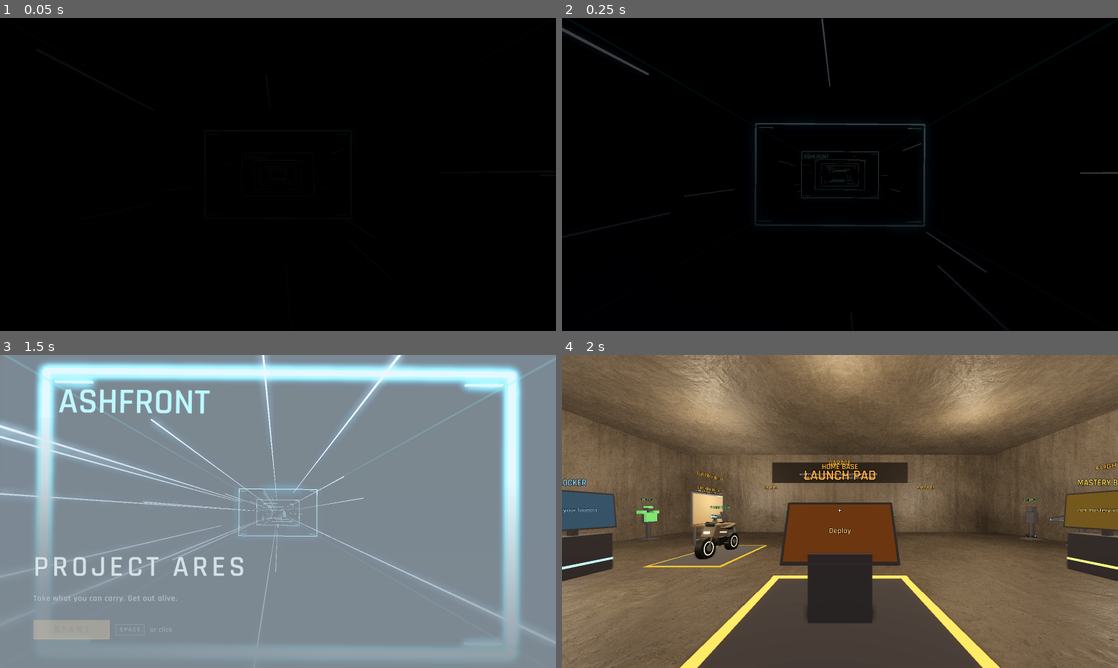
Above: before the commit, frames 1-4 (two rows, left to right).
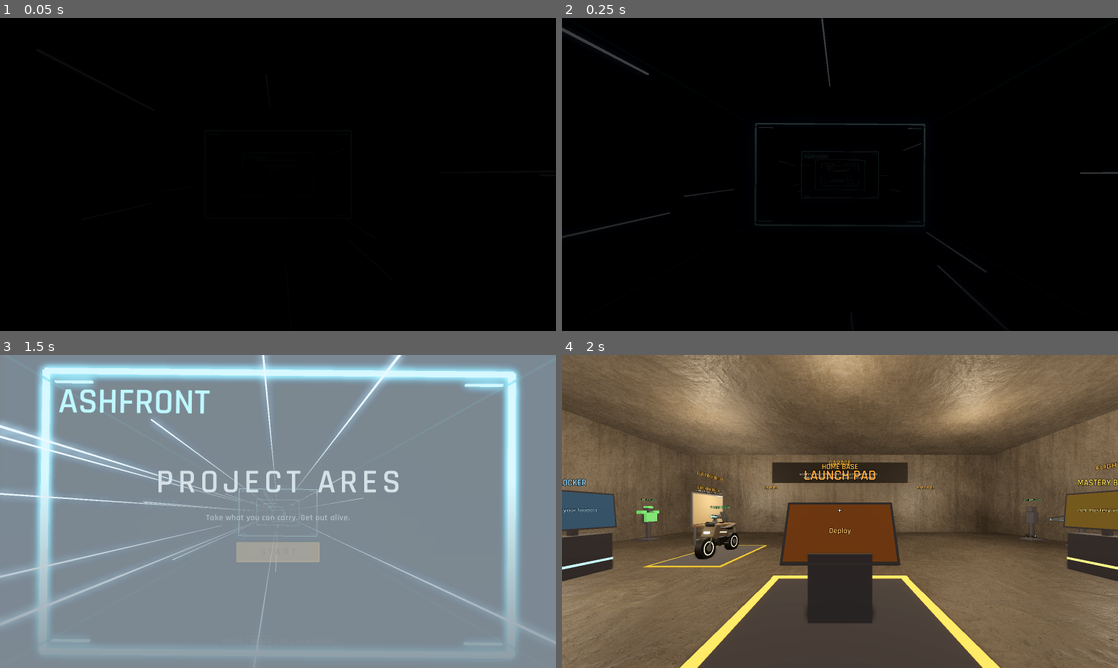
Above: after the commit, the same moments.

Repository: czinabu/projectares
Game: Godot game, scene res://scenes/start.tscn
The game is run twice, just before and just after one commit, with the same random seed, the same clock (stepped at 60 frames per second) and the same inputs.
Inputs (mouse positions are in pixels of both pictures, inside the frame that each line leads up to):
- Up to frame 1 (0.05 s): no input
- Up to frame 2 (0.25 s): no input
- Up to frame 3 (1.5 s): tap Enter (redeploy) at 0.5 s; move the mouse to (400, 495) at 0.52 s; hold D (move_right) 0.53-1.25 s; tap G (ability) at 0.6 s; click (400, 495) at 0.67 s; tap Space (jump) at 0.77 s; drag from (166, 527) to (250, 574) at 1.27 s
- Up to frame 4 (2 s): no input

The runs differ from the first frame. In frame 2, less than 0.1% of the frame differs, in the area x 44-61%, y 42-58%; in frame 3, 9.6%, in the area x 0-94%, y 2-91%; in frame 4, nothing differs.

Commit message:
Start screen: centre the title and Start, Space hint along the bottom
Also tones down the gate glow and the corner rails a little.

Co-Authored-By: Claude Opus 5.5 <noreply@anthropic.com>
Claude-Session: https://claude.ai/code/session_01GXE5szCXUoCgaXkXt11Gyh

Diff:
--- a/core/ui/start_screen.gd
+++ b/core/ui/start_screen.gd
@@ -1,7 +1,7 @@
 class_name StartScreen
 extends Control
-## The first thing you see when the game launches: the title and Start, set
-## low and to the left over the lane between worlds (`TitleBackdrop`, built
+## The first thing you see when the game launches: the title and Start,
+## centred over the lane between worlds (`TitleBackdrop`, built
 ## by `core/start.gd`).
 ##
 ## `start_pressed` fires once, then `leave()` fades out while the lane jumps,
@@ -33,8 +33,8 @@
 ## What the screen fades to on Start, after `leave_delay` seconds.
 var leave_color := Color.BLACK
 var leave_delay := 0.0
-## Left margin and bottom margin of the title block, in pixels.
-var margin := Vector2(96, 84)
+## Side and bottom margins of the corner text and the hint, in pixels.
+var margin := Vector2(96, 60)
 
 var start_button: Button
 var _curtain: ColorRect
@@ -106,43 +106,37 @@
 
 func _build_title_block() -> void:
 	var box := VBoxContainer.new()
-	box.anchor_top = 1.0
-	box.anchor_bottom = 1.0
-	box.offset_left = margin.x
-	box.offset_right = margin.x + 900
-	box.offset_top = -margin.y - 260
-	box.offset_bottom = -margin.y
-	box.alignment = BoxContainer.ALIGNMENT_END
-	box.add_theme_constant_override("separation", 8)
+	box.set_anchors_and_offsets_preset(Control.PRESET_CENTER)
+	box.grow_horizontal = Control.GROW_DIRECTION_BOTH
+	box.grow_vertical = Control.GROW_DIRECTION_BOTH
+	box.alignment = BoxContainer.ALIGNMENT_CENTER
+	box.add_theme_constant_override("separation", 10)
 	box.mouse_filter = Control.MOUSE_FILTER_IGNORE
 	add_child(box)
-	var title := _label(title_text, 84, INK, 10)
+	var title := _label(title_text, 96, INK, 12)
+	title.horizontal_alignment = HORIZONTAL_ALIGNMENT_CENTER
 	box.add_child(title)
 	_reveal.append(title)
 	# A short amber rule under the title: the one accent on the screen.
 	_rule = ColorRect.new()
 	_rule.color = UiTheme.ACCENT
 	_rule.custom_minimum_size = Vector2(72, 3)
-	_rule.size_flags_horizontal = Control.SIZE_SHRINK_BEGIN
+	_rule.size_flags_horizontal = Control.SIZE_SHRINK_CENTER
 	_rule.mouse_filter = Control.MOUSE_FILTER_IGNORE
 	box.add_child(_rule)
 	var tagline := _label(tagline_text, 24, QUIET, 1)
+	tagline.horizontal_alignment = HORIZONTAL_ALIGNMENT_CENTER
 	box.add_child(tagline)
 	_reveal.append(tagline)
 	var gap := Control.new()
-	gap.custom_minimum_size = Vector2(0, 30)
+	gap.custom_minimum_size = Vector2(0, 34)
 	box.add_child(gap)
-	var row := HBoxContainer.new()
-	row.add_theme_constant_override("separation", 16)
-	box.add_child(row)
-	_reveal.append(row)
-	# Start is a real button you can click, with the key that also starts
-	# the game in a keycap beside it.
 	start_button = Button.new()
 	start_button.text = "START"
 	start_button.focus_mode = Control.FOCUS_ALL
 	start_button.mouse_default_cursor_shape = Control.CURSOR_POINTING_HAND
-	start_button.custom_minimum_size = Vector2(220, 56)
+	start_button.custom_minimum_size = Vector2(240, 58)
+	start_button.size_flags_horizontal = Control.SIZE_SHRINK_CENTER
 	var dim := UiTheme.ACCENT
 	start_button.add_theme_stylebox_override("normal", _frame(Color(0.02, 0.025, 0.05, 0.75), dim, 2))
 	start_button.add_theme_stylebox_override("focus", _frame(Color(0, 0, 0, 0), dim, 2))
@@ -159,21 +153,38 @@
 	start_button.add_theme_color_override("font_hover_pressed_color", INK_DARK)
 	start_button.add_theme_color_override("font_disabled_color", INK_DARK)
 	start_button.pressed.connect(press_start)
-	row.add_child(start_button)
+	box.add_child(start_button)
+	_reveal.append(start_button)
+	# How to start, along the bottom: "PRESS [SPACE] OR CLICK START".
+	var hint := HBoxContainer.new()
+	hint.anchor_left = 0.0
+	hint.anchor_right = 1.0
+	hint.anchor_top = 1.0
+	hint.anchor_bottom = 1.0
+	hint.offset_top = -margin.y - 34
+	hint.offset_bottom = -margin.y
+	hint.alignment = BoxContainer.ALIGNMENT_CENTER
+	hint.add_theme_constant_override("separation", 12)
+	hint.mouse_filter = Control.MOUSE_FILTER_IGNORE
+	add_child(hint)
+	_reveal.append(hint)
+	var press := _label("PRESS", 18, QUIET, 3)
+	press.size_flags_vertical = Control.SIZE_SHRINK_CENTER
+	hint.add_child(press)
 	var key := PanelContainer.new()
 	var cap := _frame(Color(0.02, 0.025, 0.05, 0.6), QUIET, 1)
 	cap.content_margin_left = 12
 	cap.content_margin_right = 12
-	cap.content_margin_top = 4
-	cap.content_margin_bottom = 4
+	cap.content_margin_top = 3
+	cap.content_margin_bottom = 3
 	key.add_theme_stylebox_override("panel", cap)
 	key.size_flags_vertical = Control.SIZE_SHRINK_CENTER
 	key.mouse_filter = Control.MOUSE_FILTER_IGNORE
 	key.add_child(_label("SPACE", 18, INK, 3))
-	row.add_child(key)
-	var or_click := _label("or click", 20, QUIET, 1)
+	hint.add_child(key)
+	var or_click := _label("OR CLICK START", 18, QUIET, 3)
 	or_click.size_flags_vertical = Control.SIZE_SHRINK_CENTER
-	row.add_child(or_click)
+	hint.add_child(or_click)
 
 
 ## The title block comes in once the scene is up: the black lifts, then the
@@ -221,21 +232,22 @@
 	shade.stretch_mode = TextureRect.STRETCH_SCALE
 	shade.mouse_filter = Control.MOUSE_FILTER_IGNORE
 	add_child(shade)
-	# And a soft pool of shadow behind the title block, so the streaks dim
-	# there. Radial, so it has no edge to spot.
+	# And a soft pool of shadow behind the title block in the middle, so the
+	# lane dims there. Radial, so it has no edge to spot.
 	var pool := Gradient.new()
 	pool.set_color(0, Color(0.01, 0.01, 0.03, 0.75))
 	pool.set_color(1, Color(0.01, 0.01, 0.03, 0.0))
 	var pool_texture := GradientTexture2D.new()
 	pool_texture.gradient = pool
 	pool_texture.fill = GradientTexture2D.FILL_RADIAL
-	pool_texture.fill_from = Vector2(0.15, 0.75)
-	pool_texture.fill_to = Vector2(0.95, 0.75)
+	pool_texture.fill_from = Vector2(0.5, 0.5)
+	pool_texture.fill_to = Vector2(1.0, 0.5)
 	var wash := TextureRect.new()
 	wash.texture = pool_texture
-	wash.anchor_right = 0.65
+	wash.anchor_left = 0.15
+	wash.anchor_right = 0.85
 	wash.anchor_top = 0.2
-	wash.anchor_bottom = 1.0
+	wash.anchor_bottom = 0.85
 	wash.expand_mode = TextureRect.EXPAND_IGNORE_SIZE
 	wash.stretch_mode = TextureRect.STRETCH_SCALE
 	wash.mouse_filter = Control.MOUSE_FILTER_IGNORE
--- a/core/ui/title_backdrop.gd
+++ b/core/ui/title_backdrop.gd
@@ -157,7 +157,7 @@
 	var w := gate_size.x
 	var h := gate_size.y
 	var bar := 0.12
-	var lit := _glow(color, 1.3)
+	var lit := _glow(color, 0.9)
 	var dark := _glow(Color(0.04, 0.05, 0.08), 0.0)
 	for side: float in [-1.0, 1.0]:
 		_bar(gate, Vector3(bar, h, bar), Vector3(side * w * 0.5, 0, 0), lit)
@@ -196,7 +196,7 @@
 ## them: they give the lane its depth while nothing passes.
 func _build_rails() -> void:
 	var length := gate_spacing * gate_count
-	var rail := _glow(CYAN * 0.2, 0.0)
+	var rail := _glow(CYAN * 0.12, 0.0)
 	for x: float in [-1.0, 1.0]:
 		for y: float in [-1.0, 1.0]:
 			_bar(self, Vector3(0.05, 0.05, length), Vector3(x * (gate_size.x * 0.5 - 0.6), y * (gate_size.y * 0.5 - 0.6),
